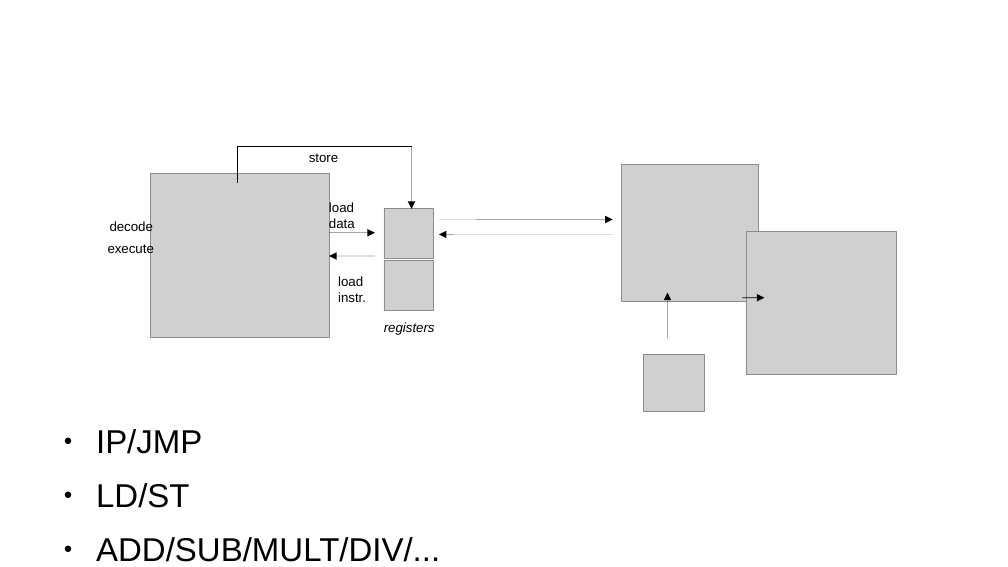
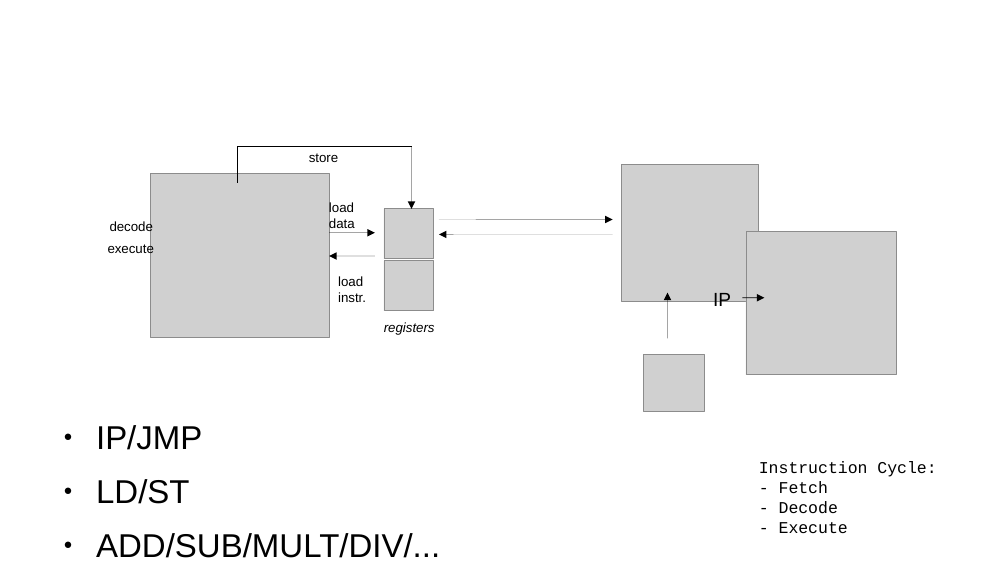
Before and after one commit to telecom-se/hpp, a slide deck: slide 5 of lab2/Slides/slides_Intro.odp. Drawn at 1008x567 pixels with LibreOffice and Linux fonts; fonts in the diff are those of the drawing; grey boxes stand for pictures; background and template pictures are left out. Boxes give left, top, right and bottom in pixels: in the first picture for what was removed or moved away, otherwise in the second. Text is boxed around its words. In the diff, an @@ line names an element or a change of style, - is before the commit and + after.

```diff
--- a/lab2/Slides/slides_Intro.odp
+++ b/lab2/Slides/slides_Intro.odp
@@ text added at [713,293,731,311], 15 pt, text #000000 @@
+IP
@@ text "IP/JMP": place and size @@
-text "IP/JMP" at [96,429,440,562]
+text "IP/JMP" at [96,425,440,558]
@@ text added at [759,461,936,533], 13 pt, text #000000 @@
+Instruction Cycle:
+- Fetch
+- Decode
+- Execute
```
Also in this commit, not shown: 2 other slides changed, 2 slides added, 2 slides removed, 1 other file.
